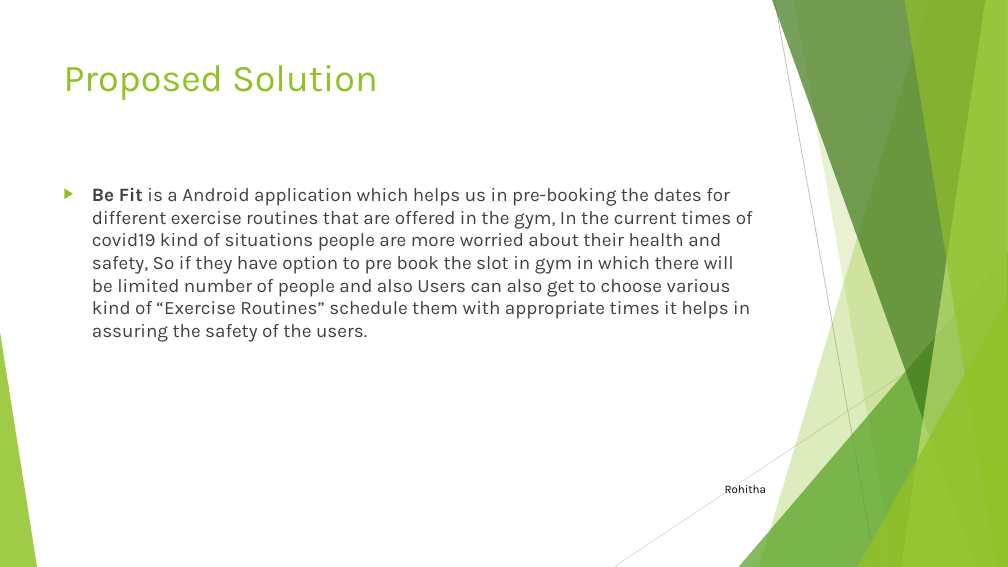
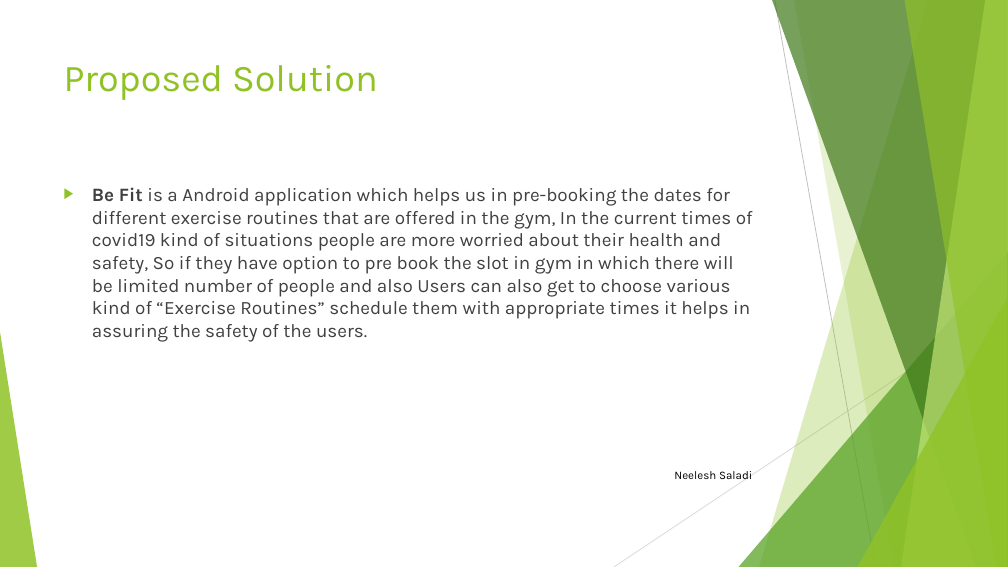
Before and after one commit to neeleshsaladi/Android-Project, a slide deck: slide 3 of Be-Fit Android.pptx. Drawn at 1008x567 pixels with LibreOffice and Linux fonts; fonts in the diff are those of the drawing. Boxes give left, top, right and bottom in pixels: in the first picture for what was removed or moved away, otherwise in the second. Text is boxed around its words. In the diff, an @@ line names an element or a change of style, - is before the commit and + after.

```diff
--- a/Be-Fit Android.pptx
+++ b/Be-Fit Android.pptx
@@ text added at bbox=[674, 471, 752, 480], 11 pt, text #000000 @@
+Neelesh Saladi
@@ text removed at bbox=[725, 485, 767, 493] @@
-Rohitha
```
Also in this commit, not shown: 13 other slides changed, 1 slide added.
